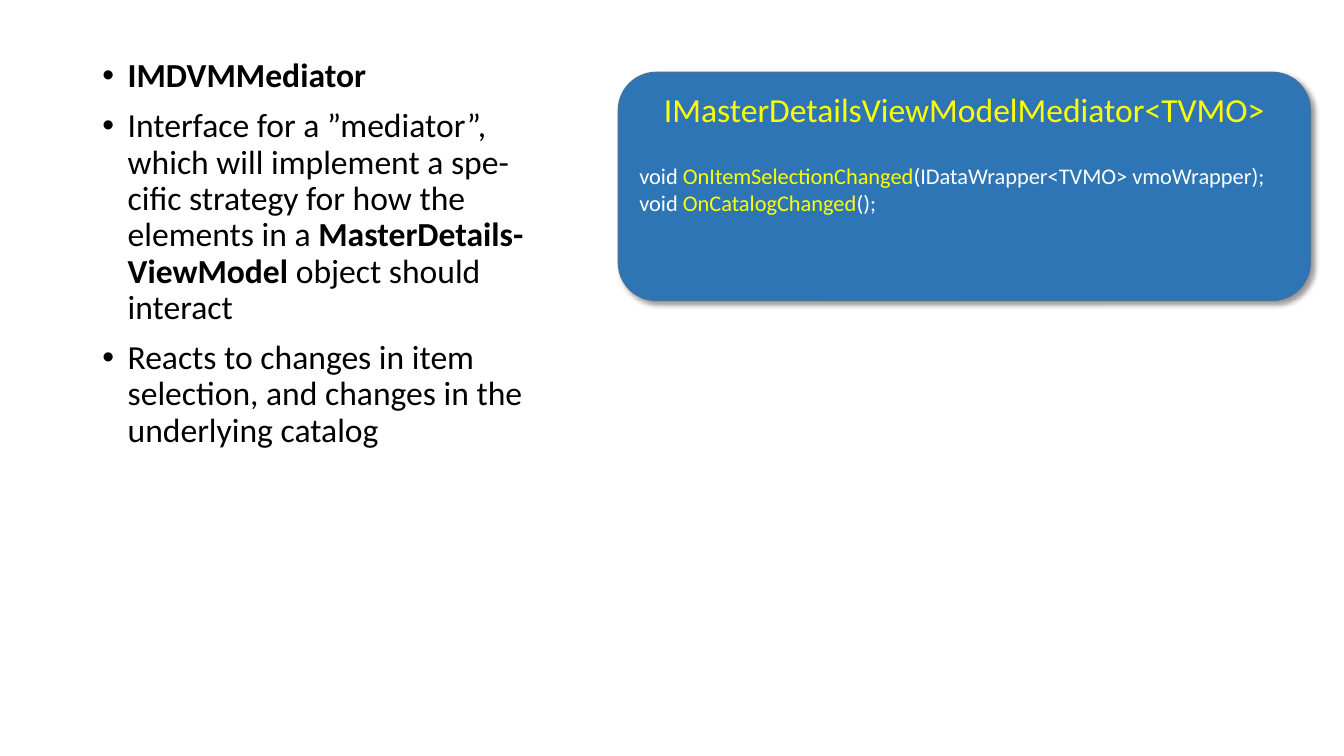
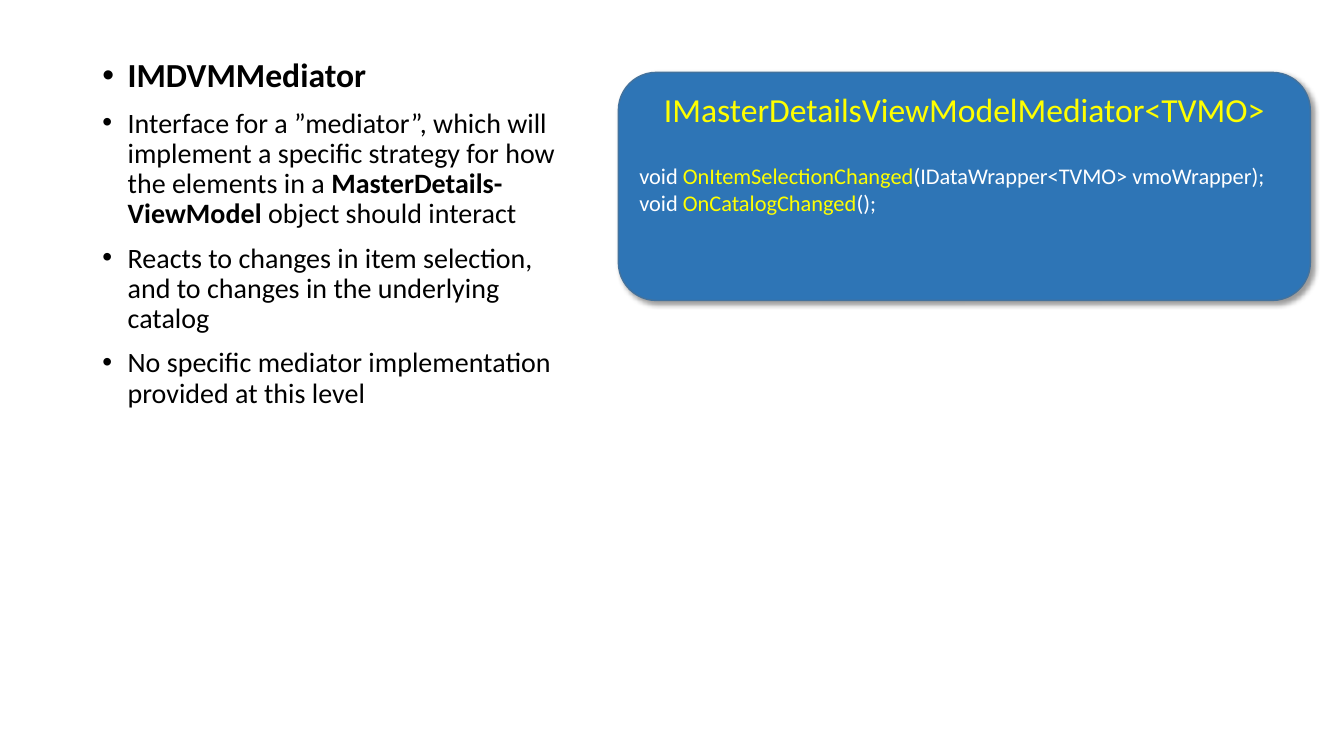
Before and after one commit to perl-easj/Teaching-materials, a slide deck: slide 73 of CSharpProgramming/Presentations/MVVMStarter Class Library.pptx (slide 48 before the commit). Drawn at 1344x756 pixels with LibreOffice and Linux fonts; fonts in the diff are those of the drawing. Boxes give left, top, right and bottom in pixels: in the first picture for what was removed or moved away, otherwise in the second. Text is boxed around its words. In the diff, an @@ line names an element or a change of style, - is before the commit and + after.

Commit message:
Added more explanatory text and illustrations, still WIP
Added more explanatory text and illustrations, still WIP

```diff
--- a/CSharpProgramming/Presentations/MVVMStarter Class Library.pptx
+++ b/CSharpProgramming/Presentations/MVVMStarter Class Library.pptx
@@ text at box(128, 113, 554, 408): text changed; size 24 to 20 pt @@
-• Interface for a ”mediator”, which will implement a spe-cific strategy for how the elements in a MasterDetails-ViewModel object should interact
-• Reacts to changes in item selection, and changes in the underlying catalog
+• Interface for a ”mediator”, which will implement a specific strategy for how the elements in a MasterDetails-ViewModel object should interact
+• Reacts to changes in item selection, and to changes in the underlying catalog
+• No specific mediator implementation provided at this level
```
Also in this commit, not shown: 33 other slides changed, 44 slides added, 8 slides removed.
